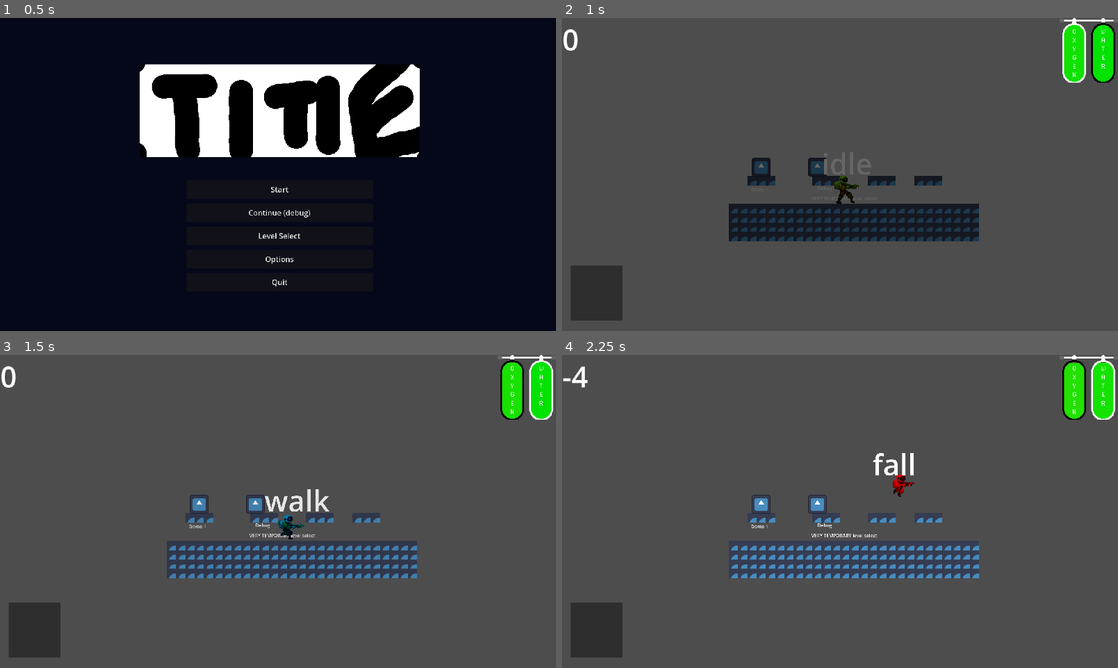
Above: before the commit, frames 1-4 (two rows, left to right).
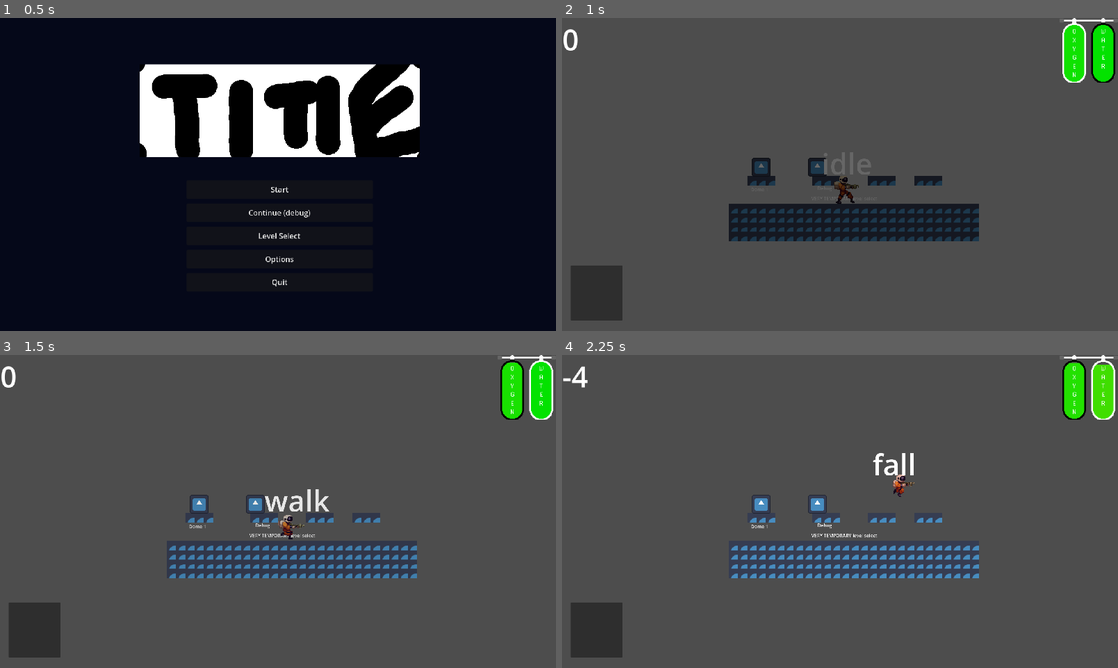
Above: after the commit, the same moments.

Repository: WholeYear12GameDesign/GrandmaGame
Game: Godot game, scene res://Scenes/Menu.tscn
Same seed, same stepped clock (60 frames per second), same inputs: the game is played once before the commit and once after it. The engine's default icon, where the game draws it, is replaced by a stand-in: a white triangle on a blue panel in a dark square.
Inputs:
- Up to frame 1 (0.5 s): no input
- Up to frame 2 (1 s): click "Start" at 0.5 s
- Up to frame 3 (1.5 s): hold D (right) from 1.28 s (still down); tap Tab (changetank) at 1.35 s
- Up to frame 4 (2.25 s): keep holding D (right); tap W (jump) at 1.52 s; tap Space (jetpack) at 2.1 s

Frame 1 is identical in both runs. In frame 2, less than 0.1% of the frame differs, in the area x 49-54%, y 50-59%; in frame 3, 0.1%; in frame 4, 0.7%, in the area x 59-100%, y 2-46%.

Commit message:
tried to fix flamethrower but failed

Diff:
--- a/GrandmaBasement/Player/block.gd
+++ b/GrandmaBasement/Player/block.gd
@@ -6,7 +6,6 @@
 var fallspeed = 0
 
 func _process(delta):
-	$Label.text = str(fallspeed)
 	if player != null:
 		modulate.a = 0.5
 		if player.jetpack_hold:
--- a/GrandmaBasement/Player/block.tscn
+++ b/GrandmaBasement/Player/block.tscn
@@ -24,13 +24,6 @@
 position = Vector2(0, -0.5)
 shape = SubResource("RectangleShape2D_v1rao")
 
-[node name="Label" type="Label" parent="."]
-offset_left = -112.0
-offset_top = -212.0
-offset_right = -72.0
-offset_bottom = -75.0
-theme_override_font_sizes/font_size = 100
-
 [node name="RayCast2D" type="RayCast2D" parent="."]
 position = Vector2(-60, 0)
 target_position = Vector2(0, 70)
--- a/GrandmaBasement/Player/o2 bar/o2 bar.gd
+++ b/GrandmaBasement/Player/o2 bar/o2 bar.gd
@@ -1,7 +1,6 @@
 extends TextureProgressBar
 
 const grad : Gradient = preload("res://Player/o2 bar/o2 gradient colour.tres")
-var array = 0
 
 func _ready() -> void:
 	if player_data.tanks[0] == "NONE" and player_data.tanks[1] == "NONE":
@@ -10,16 +9,14 @@
 		hide()
 	elif player_data.tanks[0] != "NONE":
 		show()
-		array = 0
 	elif player_data.tanks[1] != "NONE":
 		show()
-		array = 1
 
 func _process(_delta: float) -> void:
-	var o2 : float = player_data.oxygen[0]
+	var o2 : float = player_data.oxygen[player_data.current_tank]
 	tint_progress = grad.sample(o2 / 100)
 	value = o2
 	if o2 < 25:
-		$RichTextLabel.text = str("[shake rate=25.0 level=5.0][center][b]",player_data.tanks[array],"[/b][/center][/shake]")
+		$RichTextLabel.text = str("[shake rate=25.0 level=5.0][center][b]",player_data.tanks[player_data.current_tank],"[/b][/center][/shake]")
 	else:
-		$RichTextLabel.text = str("[center][b]",player_data.tanks[array],"[/b][/center]")
+		$RichTextLabel.text = str("[center][b]",player_data.tanks[player_data.current_tank],"[/b][/center]")
--- a/GrandmaBasement/Player/player.gd
+++ b/GrandmaBasement/Player/player.gd
@@ -26,7 +26,10 @@
 var okh : float = 0.0 #who ever added this please tell me what it is for
 
 func _ready():
-	player_data.current_tank = 0
+	if player_data.tanks[0] != "OXYGEN":
+		player_data.current_tank = 1
+	else:
+		player_data.current_tank = 0
 	player_data.oxygen[0] = 100
 	player_data.oxygen[1] = 100
 	prev_state = states.idle
@@ -43,6 +46,7 @@
 	#print(velocity)
 	if Input.is_action_just_pressed("free_oxygen"):
 		player_data.oxygen[0] = 100
+		player_data.oxygen[1] = 100
 	if Input.is_action_just_pressed("pause"):
 		get_tree().change_scene_to_file("res://Player/changetanks.tscn")
 
@@ -128,6 +132,7 @@
 		$CanvasLayer/CurrentItem/ItemSprite.set_texture(load(item_icon))
 
 func retry():
+	current_state = states.idle
 	player_data.oxygen[0] = 100
 	player_data.oxygen[1] = 100
 	global_position = player_data.checkpoint
--- a/GrandmaBasement/Player/player.tscn
+++ b/GrandmaBasement/Player/player.tscn
@@ -261,7 +261,7 @@
 script = ExtResource("1_u67x1")
 
 [node name="Sprite" type="AnimatedSprite2D" parent="."]
-modulate = Color(1, 0, 0, 1)
+modulate = Color(1, 0.901961, 0.901961, 1)
 scale = Vector2(2.7, 2.7)
 sprite_frames = SubResource("SpriteFrames_bt8wp")
 animation = &"idle"
--- a/GrandmaBasement/Player/states/flamethrower.tscn
+++ b/GrandmaBasement/Player/states/flamethrower.tscn
@@ -3,7 +3,7 @@
 [ext_resource type="Texture2D" uid="uid://rwb8yr54rvbi" path="res://Art assets/fire4digi_75x94.png" id="2_tiudd"]
 
 [sub_resource type="CircleShape2D" id="CircleShape2D_uf8rd"]
-radius = 30.0666
+radius = 90.0222
 
 [sub_resource type="AtlasTexture" id="AtlasTexture_xn33t"]
 atlas = ExtResource("2_tiudd")
@@ -436,10 +436,13 @@
 [node name="flamethrower" type="Area2D"]
 
 [node name="CollisionShape2D" type="CollisionShape2D" parent="."]
-position = Vector2(0, -83)
+position = Vector2(123, -24)
+rotation = 1.5708
 shape = SubResource("CircleShape2D_uf8rd")
 
 [node name="AnimatedSprite2D" type="AnimatedSprite2D" parent="."]
-position = Vector2(2.5, -96)
+position = Vector2(162, -20.5001)
+rotation = 1.5708
+scale = Vector2(2.09333, 2.87234)
 sprite_frames = SubResource("SpriteFrames_8dnth")
 animation = &"fire"
--- a/GrandmaBasement/Player/states/jetpack.gd
+++ b/GrandmaBasement/Player/states/jetpack.gd
@@ -20,7 +20,7 @@
 	if nozzle == 2:
 		player.animation("flamethrower")
 		player.fall(delta)
-		get_node(str("/root/",get_tree().current_scene.name,"/Player/flamethrower")).rotation = player.last_direction.angle() + PI / 2
+		get_node(str("/root/",get_tree().current_scene.name,"/Player/flamethrower/AnimatedSprite2D")).flip_v = get_node(str("/root/",get_tree().current_scene.name,"/Player/Sprite")).flip_h
 		if !player.jetpack_hold:
 			return states.fall
 		player_data.oxygen[player_data.current_tank] -= 15 * delta
@@ -37,6 +37,7 @@
 		$jetpacktimer.start(jetpacktime)
 	elif player_data.tanks[player_data.current_tank] == "WATER":
 		nozzle = 1
+		player_data.oxygen[player_data.current_tank] -= 4
 	elif player_data.tanks[player_data.current_tank] == "FLAME":
 		player.velocity.x = 0
 		nozzle = 2
--- a/GrandmaBasement/project.godot
+++ b/GrandmaBasement/project.godot
@@ -48,12 +48,14 @@
 "events": [Object(InputEventKey,"resource_local_to_scene":false,"resource_name":"","device":-1,"window_id":0,"alt_pressed":false,"shift_pressed":false,"ctrl_pressed":false,"meta_pressed":false,"pressed":false,"keycode":0,"physical_keycode":87,"key_label":0,"unicode":119,"echo":false,"script":null)
 , Object(InputEventKey,"resource_local_to_scene":false,"resource_name":"","device":-1,"window_id":0,"alt_pressed":false,"shift_pressed":false,"ctrl_pressed":false,"meta_pressed":false,"pressed":false,"keycode":0,"physical_keycode":4194320,"key_label":0,"unicode":0,"echo":false,"script":null)
 , Object(InputEventJoypadButton,"resource_local_to_scene":false,"resource_name":"","device":-1,"button_index":0,"pressure":0.0,"pressed":false,"script":null)
+, Object(InputEventKey,"resource_local_to_scene":false,"resource_name":"","device":-1,"window_id":0,"alt_pressed":false,"shift_pressed":false,"ctrl_pressed":false,"meta_pressed":false,"pressed":false,"keycode":0,"physical_keycode":47,"key_label":0,"unicode":47,"echo":false,"script":null)
 ]
 }
 jetpack={
 "deadzone": 0.5,
 "events": [Object(InputEventKey,"resource_local_to_scene":false,"resource_name":"","device":-1,"window_id":0,"alt_pressed":false,"shift_pressed":false,"ctrl_pressed":false,"meta_pressed":false,"pressed":false,"keycode":0,"physical_keycode":32,"key_label":0,"unicode":32,"echo":false,"script":null)
 , Object(InputEventJoypadMotion,"resource_local_to_scene":false,"resource_name":"","device":-1,"axis":5,"axis_value":1.0,"script":null)
+, Object(InputEventKey,"resource_local_to_scene":false,"resource_name":"","device":-1,"window_id":0,"alt_pressed":false,"shift_pressed":false,"ctrl_pressed":false,"meta_pressed":false,"pressed":false,"keycode":0,"physical_keycode":39,"key_label":0,"unicode":39,"echo":false,"script":null)
 ]
 }
 pause={
Not shown: 1 places in GrandmaBasement/Player/player.tscn that only renumber resources
